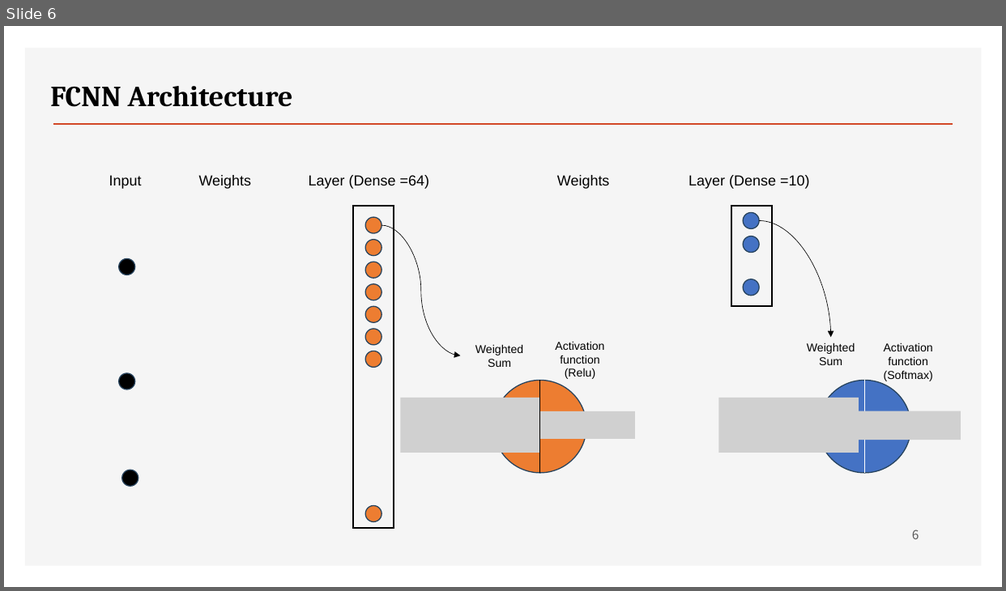
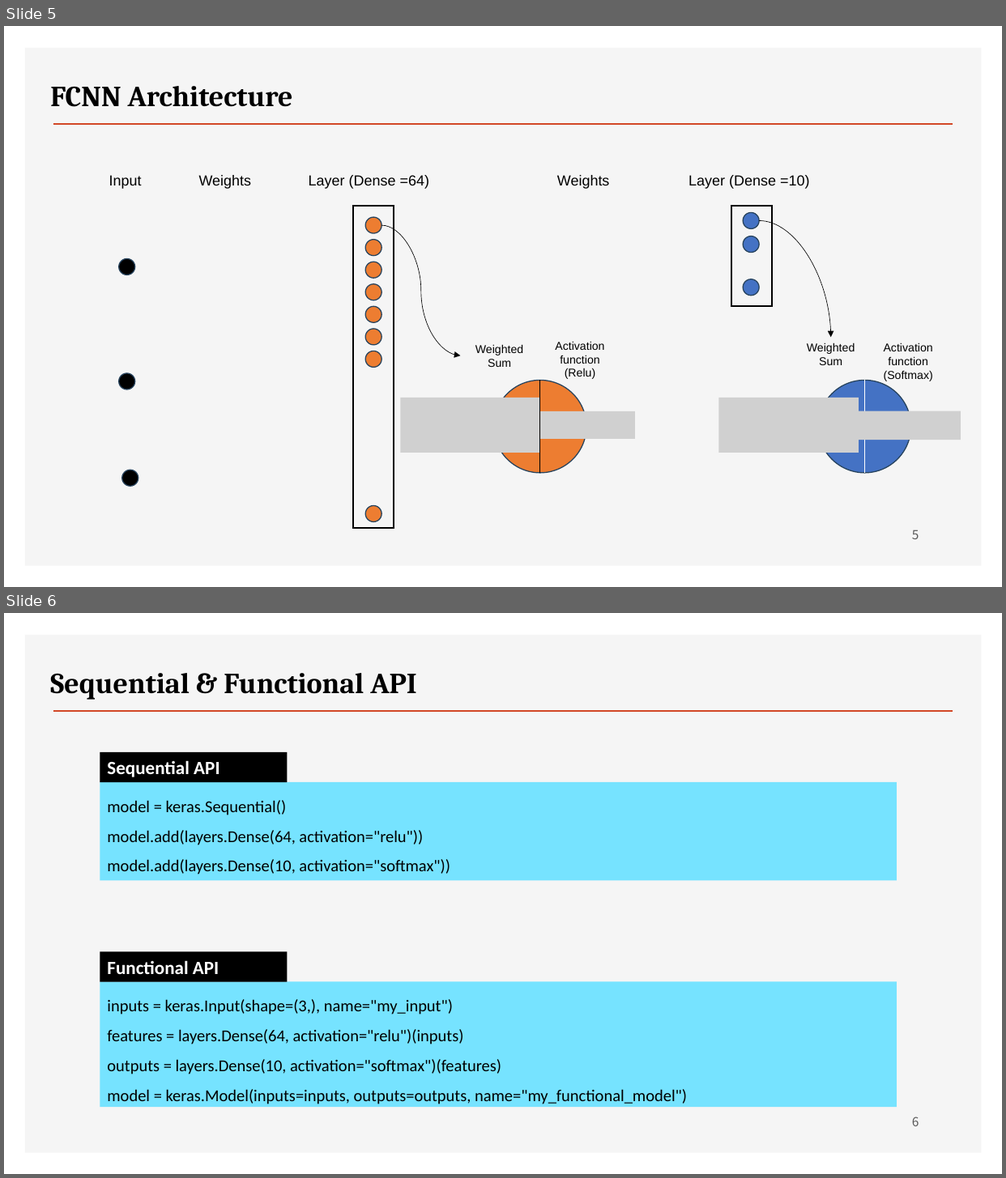
Before and after one commit to ancestor9/2026_Fall_Deep-Learning-with-Python, a slide deck: Chapter 07 A deep dive on Keras.pptx. Shown one above the other, each under a label of ours: slide 6 before the commit, slides 5 and 6 after it. The pictures are 1006x591 and 1006x1178 pixels, drawn with LibreOffice and Linux fonts; fonts in the diff are those of the drawing; grey boxes stand for pictures; background and template pictures are left out. Boxes give left, top, right and bottom in pixels: in the first picture for what was removed or moved away, otherwise in the second. Text is boxed around its words. In the diff, an @@ line names an element or a change of style, - is before the commit and + after.

```diff
--- a/Chapter 07 A deep dive on Keras.pptx
+++ b/Chapter 07 A deep dive on Keras.pptx
@@ slide 6 added at (x1=4, y1=613, x2=1002, y2=1174), background #FFFFFF; not listed: 2 template elements that a slide beside it also shows @@
@@ text added at (x1=50, y1=673, x2=417, y2=700), 28 pt, text #000000, bold @@
+Sequential & Functional API
@@ rectangle added at (x1=100, y1=752, x2=287, y2=782), fill #000000, 18 pt, text #FFFFFF, bold @@
+Sequential API
@@ rectangle added at (x1=100, y1=782, x2=897, y2=881), fill #76E3FF, 16 pt, text #000000 @@
+model = keras.Sequential()
+model.add(layers.Dense(64, activation="relu"))
+model.add(layers.Dense(10, activation="softmax"))
@@ rectangle added at (x1=100, y1=952, x2=287, y2=982), fill #000000, 18 pt, text #FFFFFF, bold @@
+Functional API
@@ rectangle added at (x1=100, y1=982, x2=897, y2=1108), fill #76E3FF, 16 pt, text #000000 @@
+inputs = keras.Input(shape=(3,), name="my_input")
+features = layers.Dense(64, activation="relu")(inputs)
+outputs = layers.Dense(10, activation="softmax")(features)
+model = keras.Model(inputs=inputs, outputs=outputs, name="my_functional_model")
@@ page number added at (x1=912, y1=1117, x2=919, y2=1127), 12 pt, text #595959 @@
+6
@@ what was slide 6 is now slide 5 @@
@@ page number at (x1=912, y1=530, x2=919, y2=540): text changed @@
-6
+5
```
Also in this commit, not shown: 3 slides changed, 3 other slides added.
